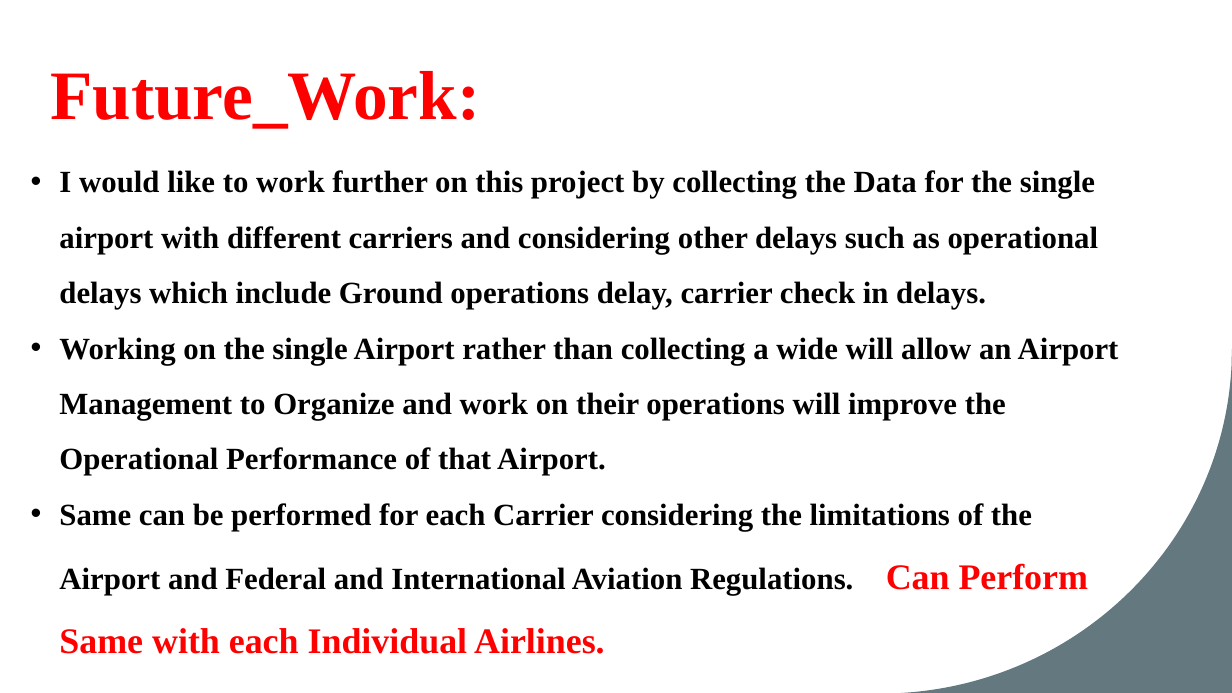
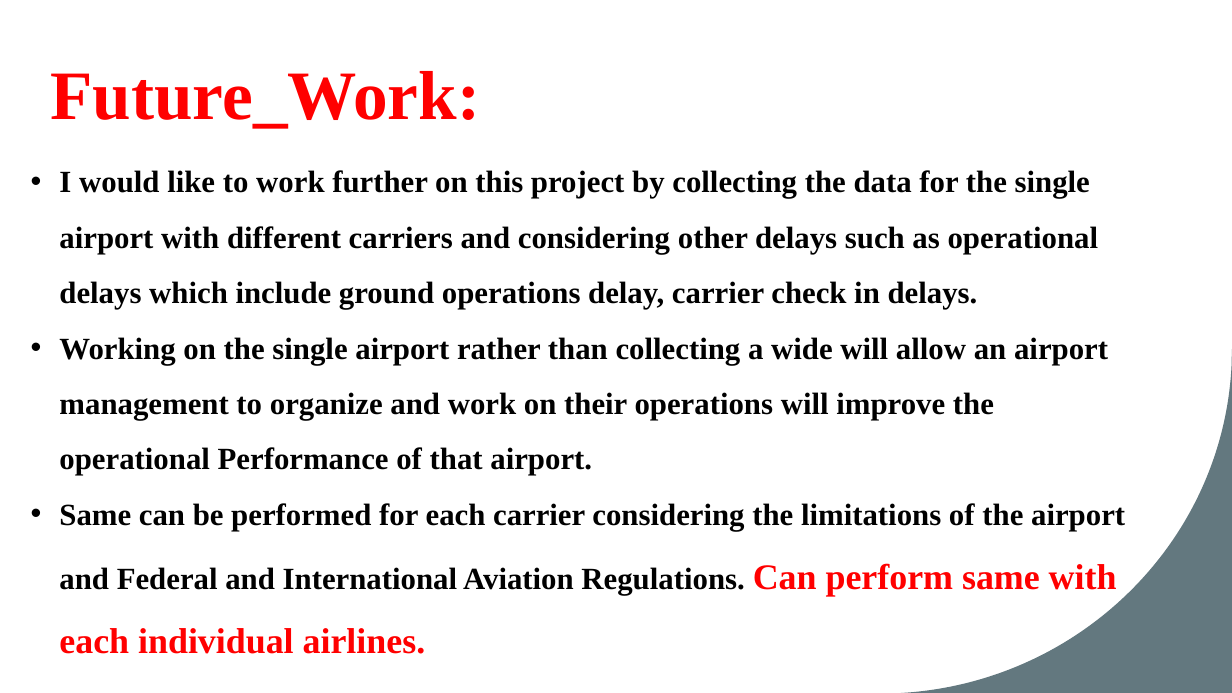
Before and after one commit to vinay-polanki/ATC_R_Project, a slide deck: slide 13 of Atc & Visualisation.pptx. Drawn at 1232x693 pixels with LibreOffice and Linux fonts; fonts in the diff are those of the drawing. Boxes give left, top, right and bottom in pixels: in the first picture for what was removed or moved away, otherwise in the second. Text is boxed around its words. In the diff, an @@ line names an element or a change of style, - is before the commit and + after.

```diff
--- a/Atc & Visualisation.pptx
+++ b/Atc & Visualisation.pptx
@@ text at (59,170,1125,654): text changed @@
-• I would like to work further on this project by collecting the Data for the single airport with different carriers and considering other delays such as operational delays which include Ground operations delay, carrier check in delays.
-• Working on the single Airport rather than collecting a wide will allow an Airport Management to Organize and work on their operations will improve the Operational Performance of that Airport.
-• Same can be performed for each Carrier considering the limitations of the Airport and Federal and International Aviation Regulations. Can Perform Same with each Individual Airlines.
+• I would like to work further on this project by collecting the data for the single airport with different carriers and considering other delays such as operational delays which include ground operations delay, carrier check in delays.
+• Working on the single airport rather than collecting a wide will allow an airport management to organize and work on their operations will improve the operational Performance of that airport.
+• Same can be performed for each carrier considering the limitations of the airport and Federal and International Aviation Regulations. Can perform same with each individual airlines.
```
Also in this commit, not shown: 7 other slides changed.
